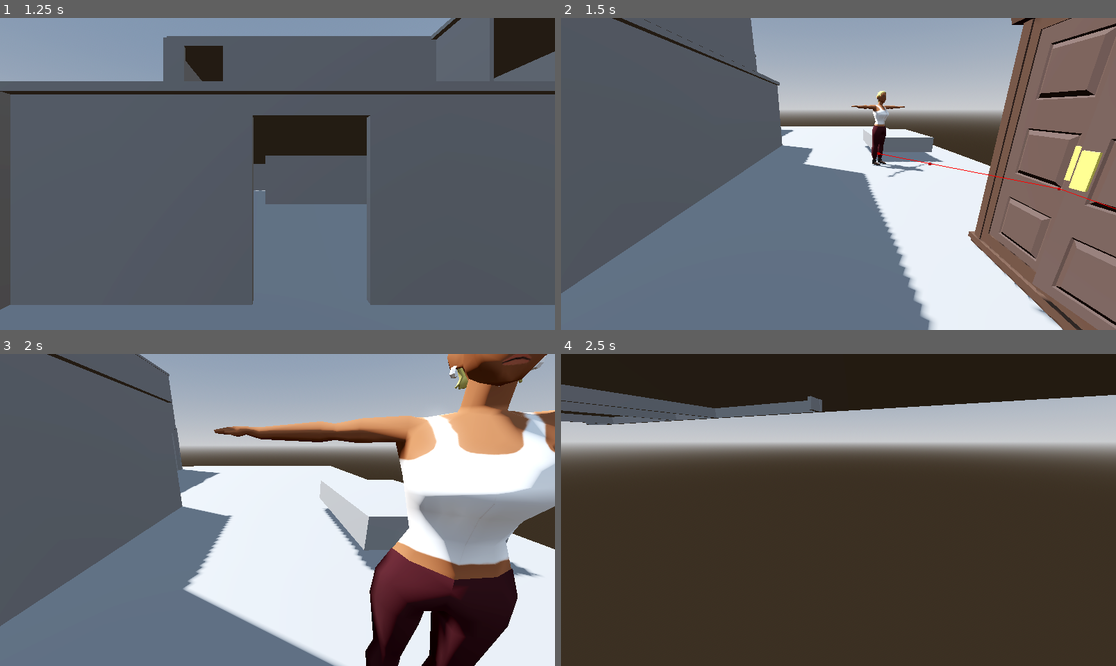
Above: before the commit, frames 1-4 (two rows, left to right).
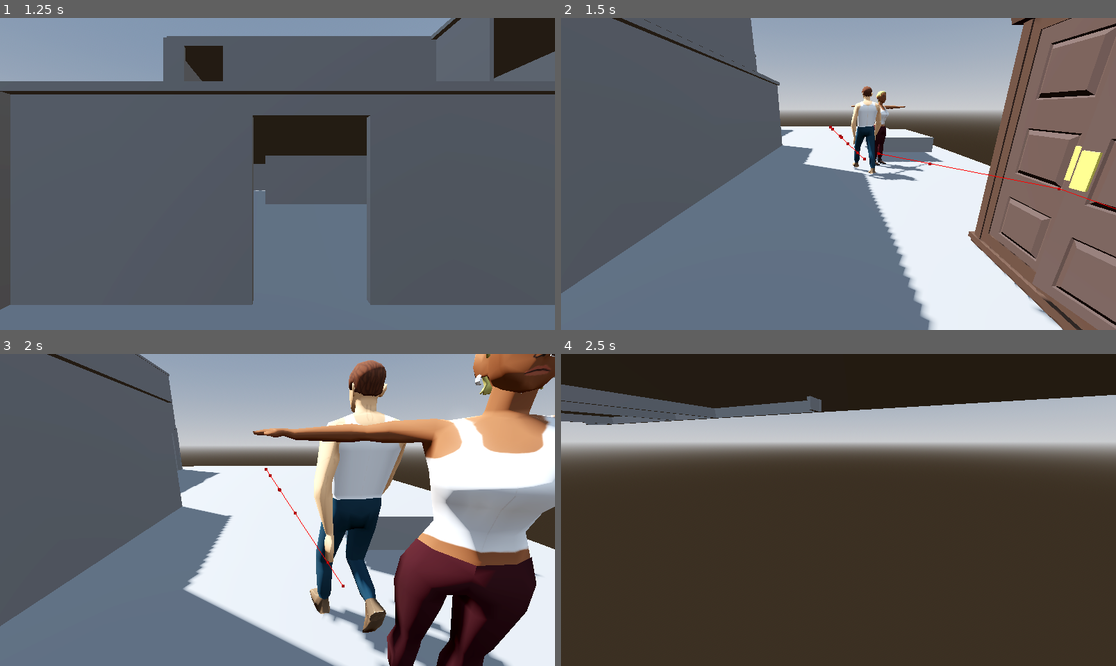
Above: after the commit, the same moments.

Repository: ashmys/WPG_3
Game: Godot game, scene res://scenes/main_menu.tscn
The game is run twice, just before and just after one commit, with the same random seed, the same clock (stepped at 60 frames per second) and the same inputs.
Inputs (mouse positions are in pixels of both pictures, inside the frame that each line leads up to):
- Up to frame 1 (1.25 s): click "Start" at 0.5 s
- Up to frame 2 (1.5 s): tap Enter at 1.25 s; move the mouse to (866, 174) at 1.27 s; hold W (move_up) from 1.28 s (still down); tap L (dash) at 1.35 s; click (866, 174) at 1.42 s
- Up to frame 3 (2 s): keep holding W (move_up); tap K (jump) at 1.52 s
- Up to frame 4 (2.5 s): keep holding W (move_up); move the mouse to (810, 510) at 2.02 s; tap ` (freefly) at 2.1 s; tap K (jump) at 2.27 s

Frame 1 is identical in both runs. In frame 2, 1.0% of the frame differs, in the area x 48-76%, y 21-53%; in frame 3, 23%, in the area x 38-100%, y 0-100%; in frame 4, less than 0.1%.

Commit message:
Merge Update

Diff:
--- a/scenes/character_assets/bobby_walk.tscn
+++ b/scenes/character_assets/bobby_walk.tscn
@@ -1,8 +1,8 @@
-[gd_scene load_steps=11 format=4 uid="uid://fb88dad0aa5l"]
-
-[ext_resource type="Texture2D" uid="uid://ctmn1nbxsgqxi" path="res://Assets/models/characters/Bobby_walk_0.png" id="1_muxp5"]
-[ext_resource type="Texture2D" uid="uid://ojf3pjbgj52s" path="res://Assets/models/characters/Bobby_walk_1.png" id="2_y4482"]
-[ext_resource type="Texture2D" uid="uid://bq0lxisn7p63s" path="res://Assets/models/characters/Bobby_walk_2.png" id="3_grqpr"]
+[gd_scene load_steps=11 format=4 uid="uid://dctjgpesjwvsi"]
+
+[ext_resource type="Texture2D" uid="uid://ctmn1nbxsgqxi" path="res://assets/models/characters/Bobby_walk_0.png" id="1_muxp5"]
+[ext_resource type="Texture2D" uid="uid://ojf3pjbgj52s" path="res://assets/models/characters/Bobby_walk_1.png" id="2_y4482"]
+[ext_resource type="Texture2D" uid="uid://bq0lxisn7p63s" path="res://assets/models/characters/Bobby_walk_2.png" id="3_grqpr"]
 
 [sub_resource type="StandardMaterial3D" id="StandardMaterial3D_pub4s"]
 resource_name = "Skin"
@@ -357,7 +357,7 @@
 bones/1/parent = 0
 bones/1/rest = Transform3D(1.7881393e-07, 4.0605664e-07, -1.0000124, 0.0839773, -0.9964677, -3.87435e-07, -0.9964677, -0.0839773, -2.3842153e-07, 4.371136e-10, 0.03992603, 0.0002935546)
 bones/1/enabled = true
-bones/1/position = Vector3(4.3711362e-10, 0.038520455, 0.00013418184)
+bones/1/position = Vector3(4.3711362e-10, 0.038465686, 0.00013418184)
 bones/1/rotation = Quaternion(0.7064822, 0.02971646, -0.706482, -0.029717023)
 bones/1/scale = Vector3(0.99999994, 0.9999999, 1.0000124)
 bones/2/name = "Leg.L"
@@ -365,14 +365,14 @@
 bones/2/rest = Transform3D(0.98745114, -0.15776138, 0.007171144, 0.1573995, 0.98685336, 0.036680996, -0.012863713, -0.035091955, 0.99930125, -0.00014444462, 0.005743476, -0.0037198777)
 bones/2/enabled = true
 bones/2/position = Vector3(-0.00014444502, 0.0057434756, -0.003719878)
-bones/2/rotation = Quaternion(-0.016584786, -0.00844168, 0.41040888, 0.91171175)
+bones/2/rotation = Quaternion(-0.015863532, -0.015670363, 0.31229278, 0.9497242)
 bones/2/scale = Vector3(1, 1.0000001, 1)
 bones/3/name = "Calf.L"
 bones/3/parent = 2
 bones/3/rest = Transform3D(-0.014152171, 0.16470398, 0.98624164, -0.0022299963, 0.9863326, -0.16475123, -0.99989754, -0.0045308913, -0.013591411, -6.722722e-10, 0.016766941, -1.0006899e-09)
 bones/3/enabled = true
 bones/3/position = Vector3(8.1025064e-10, 0.016766941, 1.8626452e-10)
-bones/3/rotation = Quaternion(0.37583274, 0.59814036, -0.39006147, 0.5906182)
+bones/3/rotation = Quaternion(0.23783548, 0.66859305, -0.24735454, 0.6597222)
 bones/3/scale = Vector3(0.9999997, 0.99999964, 0.99999964)
 bones/4/name = "Calf.L_end"
 bones/4/parent = 3
@@ -386,14 +386,14 @@
 bones/5/rest = Transform3D(-0.98745126, -0.15776145, 0.007171821, -0.15739955, 0.98685354, 0.03668078, -0.012864349, 0.035091642, -0.9993013, -0.00014444583, 0.005743466, 0.003719878)
 bones/5/enabled = true
 bones/5/position = Vector3(-0.00014444585, 0.0057434635, 0.003719878)
-bones/5/rotation = Quaternion(0.049832586, 0.99816763, 0.022432916, -0.025981413)
+bones/5/rotation = Quaternion(0.052936647, 0.9983604, 0.020191286, -0.008158268)
 bones/5/scale = Vector3(1.0000002, 1.0000006, 1.0000001)
 bones/6/name = "Calf.R"
 bones/6/parent = 5
 bones/6/rest = Transform3D(-0.014151696, -0.16470398, -0.98624164, 0.0022300337, 0.98633265, -0.16475122, 0.99989766, -0.004530862, -0.013590934, 3.921665e-10, 0.016766941, -6.002983e-10)
 bones/6/enabled = true
 bones/6/position = Vector3(-1.2293458e-09, 0.01676694, 3.7252902e-11)
-bones/6/rotation = Quaternion(0.08878588, -0.7063228, 0.09264684, 0.6961623)
+bones/6/rotation = Quaternion(0.23791607, -0.6687675, 0.24822094, 0.6591908)
 bones/6/scale = Vector3(0.9999998, 0.9999998, 1)
 bones/7/name = "Calf.R_end"
 bones/7/parent = 6
@@ -442,14 +442,14 @@
 bones/13/rest = Transform3D(-0.38662988, 0.9222138, -0.0062435633, -0.9181141, -0.38553286, -0.091817066, -0.08708206, -0.02976692, 0.9957562, 0.007479884, 0.008226562, -0.0015346804)
 bones/13/enabled = true
 bones/13/position = Vector3(0.007479884, 0.008226562, -0.0015346808)
-bones/13/rotation = Quaternion(0.044313088, 0.07382286, -0.98767245, 0.13072811)
+bones/13/rotation = Quaternion(-0.035639375, 0.23612562, -0.959457, 0.14972274)
 bones/13/scale = Vector3(0.9999978, 0.99999714, 0.9999964)
 bones/14/name = "Arm_Lower.L"
 bones/14/parent = 13
 bones/14/rest = Transform3D(0.99926335, 0.037795007, -0.006658852, -0.038318906, 0.9730607, -0.22734182, -0.0021129171, 0.22742948, 0.9737922, -4.449035e-10, 0.011848365, -1.0040785e-09)
 bones/14/enabled = true
 bones/14/position = Vector3(-1.7881393e-09, 0.011848365, -4.4703483e-10)
-bones/14/rotation = Quaternion(0.121686086, 0.03376334, -0.17195952, 0.9769763)
+bones/14/rotation = Quaternion(0.11259576, 0.040189315, -0.2762305, 0.95362663)
 bones/14/scale = Vector3(1.0000111, 0.99999404, 0.9999998)
 bones/15/name = "Arm_Lower.L_end"
 bones/15/parent = 14
@@ -462,8 +462,8 @@
 bones/16/parent = 9
 bones/16/rest = Transform3D(0.9972917, 6.984919e-10, -0.07354709, -0.0070843655, 0.99534994, -0.096063316, 0.07320509, 0.0963242, 0.9926542, 0.028682588, -0.0013634622, 0.0003770046)
 bones/16/enabled = true
-bones/16/position = Vector3(0.009361835, -0.014633399, -0.0023889625)
-bones/16/rotation = Quaternion(-0.1468133, -0.1299941, -0.5115761, 0.8365628)
+bones/16/position = Vector3(0.007930504, -0.012866489, -0.009349729)
+bones/16/rotation = Quaternion(-0.027770098, 0.12415447, -0.52869225, 0.83922535)
 bones/16/scale = Vector3(0.99999994, 1, 0.9999999)
 bones/17/name = "Hand.L"
 bones/17/parent = 16
@@ -484,14 +484,14 @@
 bones/19/rest = Transform3D(-0.3866309, -0.9222134, 0.0062433435, 0.918114, -0.3855338, -0.091817036, 0.087081924, -0.029767202, 0.9957562, -0.007479884, 0.008226555, -0.0015346829)
 bones/19/enabled = true
 bones/19/position = Vector3(-0.007479884, 0.008226555, -0.0015346835)
-bones/19/rotation = Quaternion(0.06438407, -0.0500635, 0.9866835, 0.1407272)
+bones/19/rotation = Quaternion(0.16651736, 0.1383697, 0.9686942, 0.12148021)
 bones/19/scale = Vector3(0.9999992, 0.99999785, 0.99999505)
 bones/20/name = "Arm_Lower.R"
 bones/20/parent = 19
 bones/20/rest = Transform3D(0.99926347, -0.037794974, 0.0066589075, 0.038318887, 0.97306085, -0.22734173, 0.0021128517, 0.22742942, 0.9737922, 1.2253374e-09, 0.011848371, -6.554696e-10)
 bones/20/enabled = true
 bones/20/position = Vector3(-4.0978194e-09, 0.011848378, -1.9371509e-09)
-bones/20/rotation = Quaternion(0.15452324, -0.033410307, 0.19697236, 0.96757865)
+bones/20/rotation = Quaternion(0.1274529, -0.027613599, 0.106021725, 0.98577523)
 bones/20/scale = Vector3(1.0000024, 1, 1.0000005)
 bones/21/name = "Arm_Lower.R_end"
 bones/21/parent = 20
@@ -504,8 +504,8 @@
 bones/22/parent = 9
 bones/22/rest = Transform3D(0.9972918, -2.3283063e-10, 0.07354661, 0.0070843184, 0.99534994, -0.09606333, -0.07320462, 0.0963242, 0.99265426, -0.02868259, -0.0013634919, 0.00037699597)
 bones/22/enabled = true
-bones/22/position = Vector3(-0.009020735, -0.014462536, -0.0006680711)
-bones/22/rotation = Quaternion(0.053515576, -0.44590053, 0.490108, 0.74706286)
+bones/22/position = Vector3(-0.008670423, -0.013272927, 0.0070388042)
+bones/22/rotation = Quaternion(-0.09521894, -0.16573156, 0.59433174, 0.78117615)
 bones/22/scale = Vector3(0.99999994, 1, 1)
 bones/23/name = "Hand.R"
 bones/23/parent = 22
@@ -525,8 +525,8 @@
 bones/25/parent = 0
 bones/25/rest = Transform3D(0.004948675, 0, -0.9999877, 0.9999877, 0, 0.004948705, 0, -1, 0, 0.004880479, 0.0036821805, -5.881283e-05)
 bones/25/enabled = true
-bones/25/position = Vector3(0.004880479, 0.0082558645, 0.0061720316)
-bones/25/rotation = Quaternion(-0.46774173, -0.5293669, 0.46484774, 0.533765)
+bones/25/position = Vector3(0.004880479, 0.0035614115, 0.0064889537)
+bones/25/rotation = Quaternion(-0.5150803, -0.4835325, 0.5127275, 0.48785156)
 bones/25/scale = Vector3(1, 1, 1)
 bones/26/name = "Feet.L"
 bones/26/parent = 25
@@ -540,7 +540,7 @@
 bones/27/rest = Transform3D(0.8483356, -0.529457, -0.0014006477, 0.52945703, 0.8483225, 0.00488979, -0.0014007327, -0.0048897653, 0.99998707, -7.3852297e-10, 0.0043639434, -4.66789e-12)
 bones/27/enabled = true
 bones/27/position = Vector3(2.142042e-10, 0.004363944, 1.5541446e-10)
-bones/27/rotation = Quaternion(-0.0016495803, 2.0547306e-08, 0.17861377, 0.9839179)
+bones/27/rotation = Quaternion(-0.002460253, 2.0243531e-08, 0.26639208, 0.96386164)
 bones/27/scale = Vector3(1, 1, 1)
 bones/28/name = "Toes.L_end"
 bones/28/parent = 27
@@ -567,8 +567,8 @@
 bones/31/parent = 0
 bones/31/rest = Transform3D(0.004948675, 0, 0.9999877, -0.9999877, 0, 0.004948705, 0, -1, 0, -0.004880479, 0.0036821805, -5.881283e-05)
 bones/31/enabled = true
-bones/31/position = Vector3(-0.004880479, 0.004231748, -0.009223311)
-bones/31/rotation = Quaternion(-0.46520406, 0.5317008, -0.46184805, 0.53626096)
+bones/31/position = Vector3(-0.004880479, 0.006404367, -0.014156908)
+bones/31/rotation = Quaternion(-0.29725128, 0.6401867, -0.29414624, 0.64442277)
 bones/31/scale = Vector3(1, 1, 1)
 bones/32/name = "Feet.R"
 bones/32/parent = 31
@@ -582,7 +582,7 @@
 bones/33/rest = Transform3D(0.8483356, 0.529457, 0.0014006477, -0.52945703, 0.8483225, 0.00488979, 0.0014007327, -0.0048897653, 0.99998707, 7.3852297e-10, 0.0043639434, -4.66789e-12)
 bones/33/enabled = true
 bones/33/position = Vector3(9.1269614e-10, 0.0043639443, -3.3178366e-11)
-bones/33/rotation = Quaternion(-0.0026240211, -2.1063897e-08, -0.28412458, 0.9587838)
+bones/33/rotation = Quaternion(-0.0046973573, -1.845183e-08, -0.5086218, 0.8609773)
 bones/33/scale = Vector3(1, 0.99999994, 1)
 bones/34/name = "Toes.R_end"
 bones/34/parent = 33
@@ -617,3 +617,4 @@
 libraries = {
 &"": SubResource("AnimationLibrary_4p6vc")
 }
+autoplay = "Root|RootAction"
--- a/scenes/development/Adi/main_map1_v1.1.tscn
+++ b/scenes/development/Adi/main_map1_v1.1.tscn
@@ -1,7 +1,8 @@
-[gd_scene load_steps=15 format=3 uid="uid://b0hwn32tf1x8d"]
+[gd_scene load_steps=16 format=3 uid="uid://b0hwn32tf1x8d"]
 
 [ext_resource type="PackedScene" uid="uid://8a38my28t4v7" path="res://scenes/entitys/player.tscn" id="1_e132g"]
 [ext_resource type="PackedScene" uid="uid://cwox368hgjlss" path="res://scenes/development/Adi/hideable_object.tscn" id="3_5fgx8"]
+[ext_resource type="PackedScene" path="res://scenes/character_assets/bobby_walk.tscn" id="3_fam4t"]
 [ext_resource type="Material" uid="uid://cn0ewteyqd5ug" path="res://assets/textures/main_map1_v1.1.tres" id="3_wvgcv"]
 [ext_resource type="PackedScene" uid="uid://6ehkoo184pve" path="res://scenes/objects/lemari_lowpoly_.tscn" id="4_fam4t"]
 [ext_resource type="Texture2D" uid="uid://wmdxmwxaatxh" path="res://assets/images/Lantai 2 rumah.jpg" id="4_hdq63"]
@@ -65,6 +66,19 @@
 speed_run = 3.0
 speed_walk = 1.0
 
+[node name="enemy2" parent="Entity" node_paths=PackedStringArray("points", "player") instance=ExtResource("4_wxhnw")]
+transform = Transform3D(-4.37114e-08, 0, 1, 0, 1, 0, -1, 0, -4.37114e-08, -2.3798575, 0, 11.009208)
+points = [NodePath("../../Enemy_Patrol_Marker/Marker3D"), NodePath("../../Enemy_Patrol_Marker/Marker3D2"), NodePath("../../Enemy_Patrol_Marker/Marker3D3"), NodePath("../../Enemy_Patrol_Marker/Marker3D4"), NodePath("../../Enemy_Patrol_Marker/Marker3D5")]
+player = NodePath("../Player")
+speed_run = 3.0
+speed_walk = 1.0
+
+[node name="Bobby_walk" parent="Entity/enemy2" instance=ExtResource("3_fam4t")]
+transform = Transform3D(0.7, 0, 0, 0, 0.7, 0, 0, 0, 0.7, 0, 0, 0)
+
+[node name="valeria001" parent="Entity/enemy2" index="4"]
+visible = false
+
 [node name="Static_Objects" type="Node" parent="."]
 
 [node name="NavigationRegion3D" type="NavigationRegion3D" parent="Static_Objects"]
@@ -354,32 +368,32 @@
 [node name="Hideable_Object" parent="Static_Objects/NavigationRegion3D/Interactable_Objects" instance=ExtResource("3_5fgx8")]
 transform = Transform3D(1, 0, 0, 0, 1, 0, 0, 0, 1, -5.642804, 0.6006377, 12.420755)
 
+[node name="CollisionShape3D" parent="Static_Objects/NavigationRegion3D/Interactable_Objects/Hideable_Object" index="0"]
+transform = Transform3D(1, 0, 0, 0, 1, 0, 0, 0, 1, 0, 1.1648989, 0)
+
+[node name="MeshInstance3D" parent="Static_Objects/NavigationRegion3D/Interactable_Objects/Hideable_Object/CollisionShape3D" index="0"]
+visible = false
+
+[node name="Hide_Marker" parent="Static_Objects/NavigationRegion3D/Interactable_Objects/Hideable_Object" index="1"]
+transform = Transform3D(1, 0, 0, 0, 1, 0, 0, 0, 1, 0, -0.80820525, 0)
+
 [node name="lemari_lowpoly_" parent="Static_Objects/NavigationRegion3D/Interactable_Objects/Hideable_Object" instance=ExtResource("4_fam4t")]
 transform = Transform3D(-1.9670125e-08, 0, 0.45, 0, 0.45, 0, -0.45, 0, -1.9670125e-08, 0, 0.75537634, 0)
 
-[node name="CollisionShape3D" parent="Static_Objects/NavigationRegion3D/Interactable_Objects/Hideable_Object" index="1"]
-transform = Transform3D(1, 0, 0, 0, 1, 0, 0, 0, 1, 0, 1.1648989, 0)
-
-[node name="MeshInstance3D" parent="Static_Objects/NavigationRegion3D/Interactable_Objects/Hideable_Object/CollisionShape3D" index="0"]
-visible = false
-
-[node name="Hide_Marker" parent="Static_Objects/NavigationRegion3D/Interactable_Objects/Hideable_Object" index="2"]
-transform = Transform3D(1, 0, 0, 0, 1, 0, 0, 0, 1, 0, -0.80820525, 0)
-
 [node name="Hideable_Object3" parent="Static_Objects/NavigationRegion3D/Interactable_Objects" instance=ExtResource("3_5fgx8")]
 transform = Transform3D(-4.371139e-08, 0, -1, 0, 1, 0, 1, 0, -4.371139e-08, -12.397949, 0.6006377, 3.706686)
 
+[node name="CollisionShape3D" parent="Static_Objects/NavigationRegion3D/Interactable_Objects/Hideable_Object3" index="0"]
+transform = Transform3D(1, 0, 0, 0, 1, 0, 0, 0, 1, 0, 1.1648989, 0)
+
+[node name="MeshInstance3D" parent="Static_Objects/NavigationRegion3D/Interactable_Objects/Hideable_Object3/CollisionShape3D" index="0"]
+visible = false
+
+[node name="Hide_Marker" parent="Static_Objects/NavigationRegion3D/Interactable_Objects/Hideable_Object3" index="1"]
+transform = Transform3D(1, 0, 0, 0, 1, 0, 0, 0, 1, 0, -0.80820525, 0)
+
 [node name="lemari_lowpoly_" parent="Static_Objects/NavigationRegion3D/Interactable_Objects/Hideable_Object3" instance=ExtResource("4_fam4t")]
 transform = Transform3D(-1.7484556e-08, 0, 0.4, 0, 0.4, 0, -0.4, 0, -1.7484556e-08, 0, 0.75537634, 0)
-
-[node name="CollisionShape3D" parent="Static_Objects/NavigationRegion3D/Interactable_Objects/Hideable_Object3" index="1"]
-transform = Transform3D(1, 0, 0, 0, 1, 0, 0, 0, 1, 0, 1.1648989, 0)
-
-[node name="MeshInstance3D" parent="Static_Objects/NavigationRegion3D/Interactable_Objects/Hideable_Object3/CollisionShape3D" index="0"]
-visible = false
-
-[node name="Hide_Marker" parent="Static_Objects/NavigationRegion3D/Interactable_Objects/Hideable_Object3" index="2"]
-transform = Transform3D(1, 0, 0, 0, 1, 0, 0, 0, 1, 0, -0.80820525, 0)
 
 [node name="Hideable_Object2" parent="Static_Objects/NavigationRegion3D/Interactable_Objects" instance=ExtResource("3_5fgx8")]
 transform = Transform3D(1, 0, 0, 0, 1, 0, 0, 0, 1, 1.3185225, 0.6006377, 12.420755)
@@ -452,6 +466,7 @@
 horizontal_alignment = 1
 vertical_alignment = 1
 
+[editable path="Entity/enemy2"]
 [editable path="Static_Objects/NavigationRegion3D/Interactable_Objects/Hideable_Object"]
 [editable path="Static_Objects/NavigationRegion3D/Interactable_Objects/Hideable_Object3"]
 [editable path="Static_Objects/NavigationRegion3D/Interactable_Objects/Hideable_Object2"]
Not shown, changed: Assets/images/Lantai 1 rumah.jpg.import
Not shown, changed: Assets/images/Lantai 2 rumah.jpg.import
Not shown, changed: Assets/models/characters/Bobby_walk.fbx.import
Not shown, changed: Assets/models/characters/Bobby_walk_0.png.import
Not shown, changed: Assets/models/characters/Bobby_walk_1.png.import
Not shown, changed: Assets/models/characters/Bobby_walk_2.png.import
Not shown, changed: Assets/models/characters/Walking.fbx.import
Not shown, changed: Assets/models/characters/Walking_0.png.import
Not shown, changed: Assets/models/characters/Walking_1.png.import
Not shown, changed: Assets/models/characters/Walking_2.png.import
Not shown, changed: Assets/models/characters/Walking_3.png.import
Not shown, changed: Assets/models/characters/valeria001.fbx.import
(and 9 more such lines)
